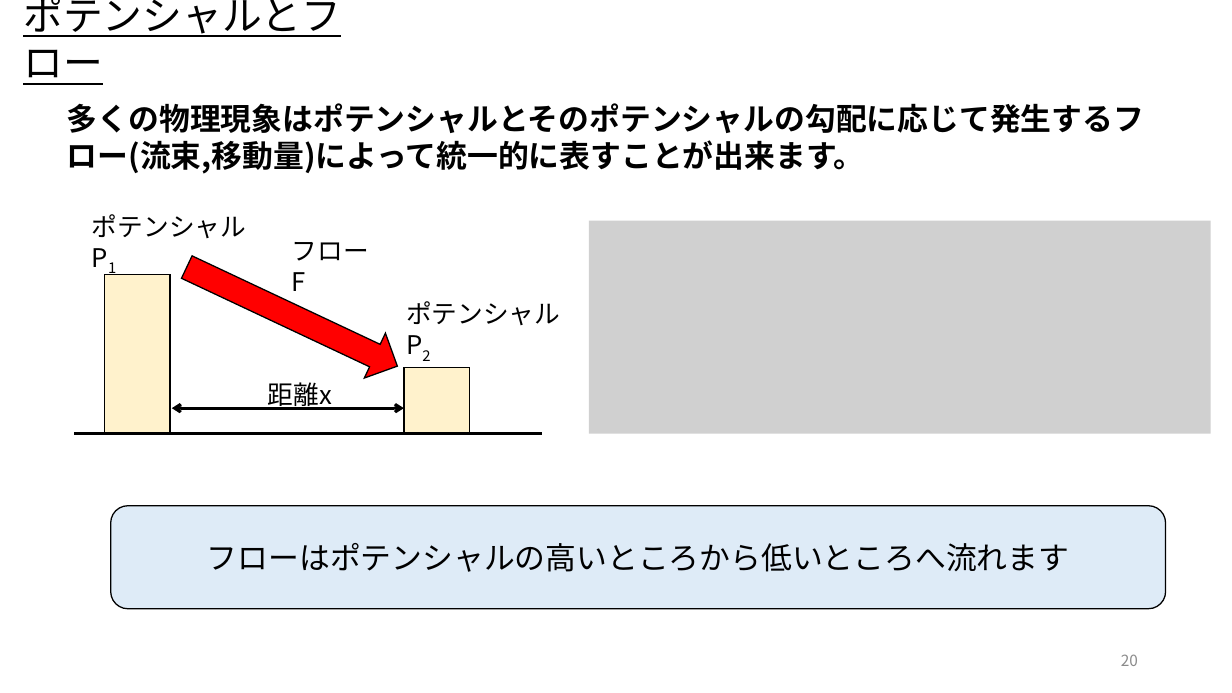
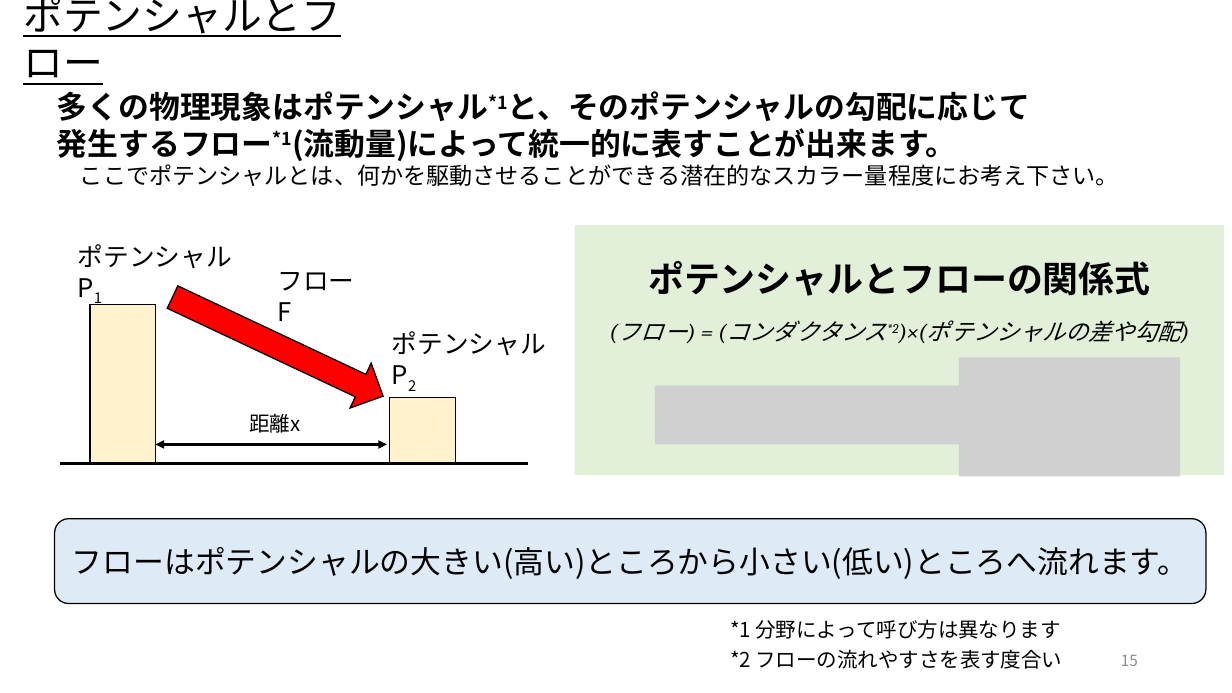
Before and after one commit to UedaShigenori/OpenModelica_Tutorials_Ja, a slide deck: slide 15 of Dev/7_PhysicsDomainModel/OpenModelica_Tutorials_7_PlantModel.pptx (slide 20 before the commit). Drawn at 1232x693 pixels with LibreOffice and Linux fonts; fonts in the diff are those of the drawing; grey boxes stand for pictures. Boxes give left, top, right and bottom in pixels: in the first picture for what was removed or moved away, otherwise in the second. Text is boxed around its words. In the diff, an @@ line names an element or a change of style, - is before the commit and + after.

```diff
--- a/Dev/7_PhysicsDomainModel/OpenModelica_Tutorials_7_PlantModel.pptx
+++ b/Dev/7_PhysicsDomainModel/OpenModelica_Tutorials_7_PlantModel.pptx
@@ text at box(57, 91, 1119, 186): text changed @@
-多くの物理現象はポテンシャルとそのポテンシャルの勾配に応じて発生するフロー(流束,移動量)によって統一的に表すことが出来ます。
+多くの物理現象はポテンシャル*1と、そのポテンシャルの勾配に応じて
+発生するフロー*1(流動量)によって統一的に表すことが出来ます。
+ここでポテンシャルとは、何かを駆動させることができる潜在的なスカラー量程度にお考え下さい。
@@ rectangle added at box(575, 226, 1225, 476), fill #E2F0D9, 18 pt, text #000000, italic @@
+ポテンシャルとフローの関係式
+(フロー) = (コンダクタンス*2)×(ポテンシャルの差や勾配)
@@ picture removed at box(589, 221, 1211, 434) @@
@@ picture added at box(959, 358, 1180, 477) @@
@@ picture added at box(655, 385, 970, 445) @@
@@ text "距離x": place and size @@
-text "距離x" at box(268, 382, 332, 410)
+text "距離x" at box(249, 413, 300, 433)
@@ text "距離x" at box(249, 413, 300, 433): size 20 to 16 pt @@
@@ double arrow moved from (172, 409) - (404, 409) to (155, 445) - (387, 445) @@
@@ double arrow (155, 445) - (387, 445): arrowheads changed @@
@@ 3 texts, 2 rectangles, 1 right arrow, 1 line: place and size @@
-3 texts, 2 rectangles, 1 right arrow, 1 line at box(75, 214, 560, 434)
+3 texts, 2 rectangles, 1 right arrow, 1 line at box(60, 244, 546, 464)
@@ rounded rectangle "フローはポテンシャルの大きい(高い)ところから小さい(低い)ところへ流れます。": place and size @@
-rounded rectangle "フローはポテンシャルの大きい(高い)ところから小さい(低い)ところへ流れます。" at box(111, 506, 1166, 608)
+rounded rectangle "フローはポテンシャルの大きい(高い)ところから小さい(低い)ところへ流れます。" at box(55, 518, 1206, 604)
@@ text in rounded rectangle at box(72, 547, 1188, 579): text changed @@
-フローはポテンシャルの高いところから低いところへ流れます
+フローはポテンシャルの大きい(高い)ところから小さい(低い)ところへ流れます。
@@ text added at box(730, 619, 1061, 639), 16 pt, text #000000 @@
+*1 分野によって呼び方は異なります
@@ text added at box(730, 649, 1063, 669), 16 pt, text #000000 @@
+*2 フローの流れやすさを表す度合い
@@ page number at box(1121, 655, 1138, 666): text changed @@
-20
+15
```
Also in this commit, not shown: 28 other slides changed, 4 slides added, 4 slides removed, 3 other files.
